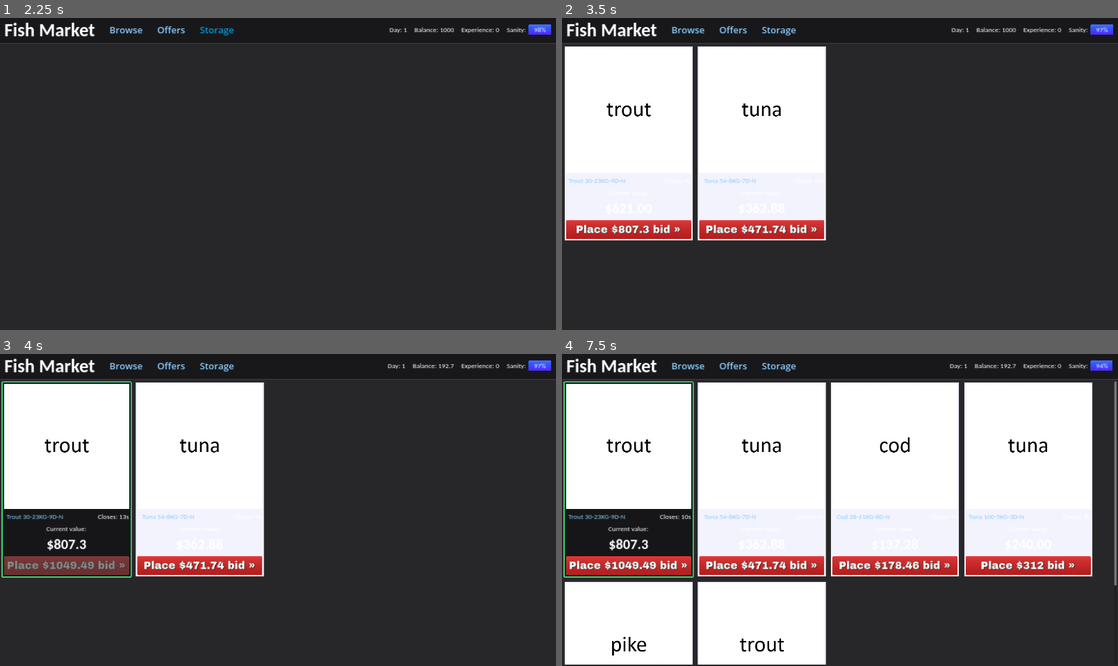
Above: before the commit, frames 1-4 (two rows, left to right).
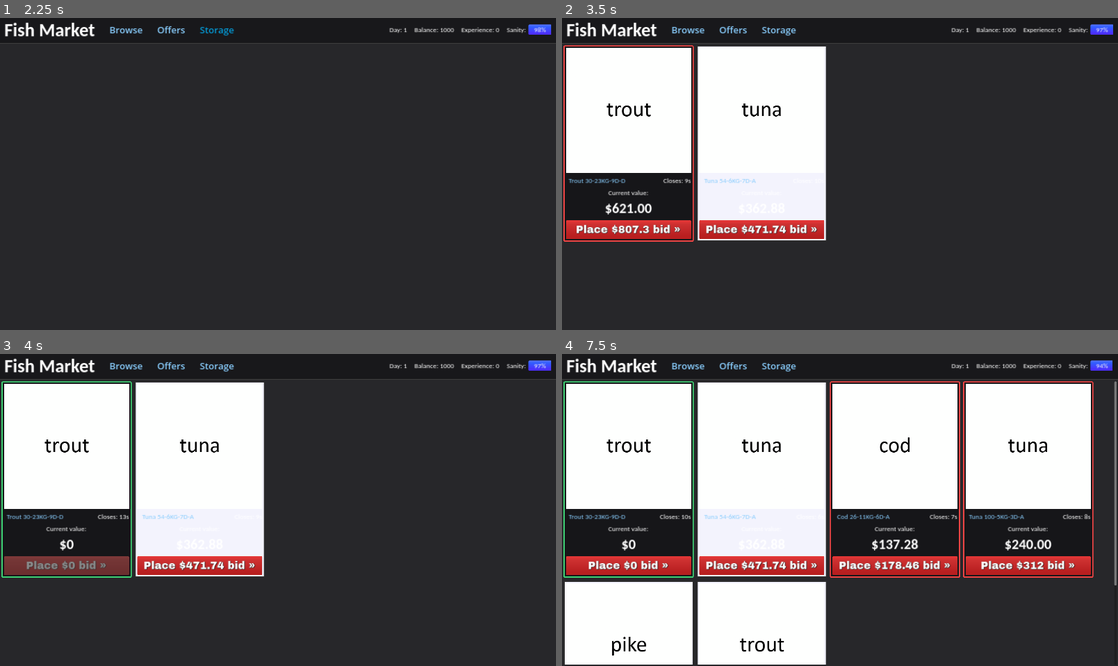
Above: after the commit, the same moments.

Repository: nirefi/fish
Game: Godot game, scene res://scenes/main.tscn
Two runs of this game, one before a commit and one after it. Both use one fixed random seed, a clock stepped at 60 frames per second and the inputs below.
Inputs (mouse positions are in pixels of both pictures, inside the frame that each line leads up to):
- Up to frame 1 (2.25 s): click "Offers" at 0.5 s; click "Browse" at 1.25 s; click "Storage" at 2 s
- Up to frame 2 (3.5 s): click "Trout 30-23KG-9D-N" (after the commit: "Trout 30-23KG-9D-D") at 2.75 s
- Up to frame 3 (4 s): click (66, 566) at 3.52 s
- Up to frame 4 (7.5 s): click (728, 516) at 4.25 s, where only the run before the commit has a clickable "Tuna 54-6KG-7D-N"; click (728, 516) at 5 s, where only the run after the commit has a clickable "Tuna 54-6KG-7D-A"; click (862, 516) at 5.75 s, where only the run before the commit has a clickable "Cod 26-11KG-6D-N"; click (862, 516) at 6.5 s, where only the run after the commit has a clickable "Cod 26-11KG-6D-A"; click (995, 516) at 7.25 s, where only the run before the commit has a clickable "Tuna 100-5KG-3D-N"

Frame 1 is identical in both runs. In frame 2, 4.4% of the frame differs, in the area x 0-35%, y 8-72%; in frame 3, 0.7%; in frame 4, 9.5%, in the area x 1-96%, y 2-72%.
Error before the commit: Invalid access of index '0' on a base object of type: 'Array'. (res://scripts/auction_generator.gd:20)

Commit message:
put me in coach

Diff:
--- a/resources/offers/empty_offer.tres
+++ b/resources/offers/empty_offer.tres
@@ -5,8 +5,8 @@
 [resource]
 script = ExtResource("1_6df0i")
 sender = "Old man"
-intro = "I DESPERATELY NEED FISH_NAME"
-details = "HI I WANT FISH_NAME
+intro = "I DESPERATELY NEED HELP"
+details = "HI I WANT FISH_NAME BADLY!!
 I'LL GIVE YOU $MONEY_REWARD!!
 PLEASE!!
 IT NEEDS TO BE OF AT LEAST REQUIRED_QUALITY QUALITY AND AT LEAST REQUIRED_SIZE KGS BIG!! "
--- /dev/null
+++ b/resources/offers/seth_offer.tres
@@ -0,0 +1,21 @@
+[gd_resource type="Resource" script_class="OfferBase" load_steps=2 format=3 uid="uid://cxloj8cd5dnj2"]
+
+[ext_resource type="Script" path="res://scripts/offer_base.gd" id="1_u1374"]
+
+[resource]
+script = ExtResource("1_u1374")
+sender = "Seth"
+intro = "I'm dying out here"
+details = "I ate a rare water buffalo at the water market and I'm filling ill at ease. The only way to heal this weakness in me is if you can give me a fresh living carp. I'll give you $MONEY_REWARD in exchange."
+requirement = "Carp"
+required_quality = 0
+required_size = 0
+required_expiration = 0
+required_alive = true
+exp_requirement = 0
+rarity = 1.0
+has_requirements = true
+money_reward = 670.0
+exp_reward = 50
+repeatable = false
+random_requirement = false
--- a/resources/offers/welcome_offer.tres
+++ b/resources/offers/welcome_offer.tres
@@ -22,3 +22,4 @@
 money_reward = 0.0
 exp_reward = 0
 repeatable = false
+random_requirement = false
--- a/scenes/item_list.tscn
+++ b/scenes/item_list.tscn
@@ -34,6 +34,7 @@
 autostart = true
 
 [node name="AIMoveTimer" type="Timer" parent="."]
+wait_time = 2.0
 autostart = true
 
 [connection signal="timeout" from="ItemSpawnTimer" to="." method="_on_item_spawn_timer_timeout"]
--- a/scenes/offers_list.tscn
+++ b/scenes/offers_list.tscn
@@ -1,7 +1,8 @@
-[gd_scene load_steps=7 format=3 uid="uid://ck81xid0a5k6l"]
+[gd_scene load_steps=8 format=3 uid="uid://ck81xid0a5k6l"]
 
 [ext_resource type="FontFile" uid="uid://grerfhlep4mj" path="res://assets/fonts/Carlito-Regular.ttf" id="1_f58a4"]
 [ext_resource type="Script" path="res://scripts/offers_list.gd" id="1_xol3n"]
+[ext_resource type="Resource" uid="uid://dd6110l3jabtm" path="res://resources/offers/welcome_offer.tres" id="2_hh3qg"]
 [ext_resource type="FontFile" uid="uid://ccwh3re7anpp4" path="res://assets/fonts/Carlito-BoldItalic.ttf" id="2_lujms"]
 [ext_resource type="FontFile" uid="uid://iqvuuoko6x0p" path="res://assets/fonts/Carlito-Bold.ttf" id="3_cgi72"]
 
@@ -27,6 +28,7 @@
 grow_vertical = 2
 theme_override_styles/panel = SubResource("StyleBoxEmpty_k4nt1")
 script = ExtResource("1_xol3n")
+default_offer = ExtResource("2_hh3qg")
 
 [node name="MarginContainer" type="MarginContainer" parent="."]
 layout_mode = 2
--- a/scripts/auction_generator.gd
+++ b/scripts/auction_generator.gd
@@ -6,6 +6,7 @@
 # define the nodes variables
 @onready var item_spawn_timer: Timer = $ItemSpawnTimer
 @onready var item_table: GridContainer = $MarginContainer/ItemListScrollContainer/GridContainer
+@onready var ai_move_timer: Timer = $AIMoveTimer
 
 func _on_item_spawn_timer_timeout() -> void:
 	var auction_item_instance = AUCTION_ITEM.instantiate()
@@ -14,11 +15,26 @@
 func _on_ai_move_timer_timeout() -> void:
 	if item_table.get_child_count() > 1:
 		var auction_array: Array = item_table.get_children()
-		print(auction_array)
 		var choosable_items: Array
-		for i in range(auction_array.size()):
-			if auction_array[i].item_time.time_left > 0 and auction_array[i].bids_array[auction_array[i].bids_array.size()]:
-				choosable_items.append(auction_array[i])
-		var chosen_item = choosable_items.pick_random()
-		chosen_item.bids_array.append("AI1")
-		chosen_item.item_container.add_theme_stylebox_override("panel", ITEM_PLAYER_LOSING)
+		for i in range(auction_array.size() - 1):
+			# ONLY CHECK FINAL ITEM OF BIDS!!
+			if auction_array[i].item_time.time_left > 0.0:
+				if auction_array[i].bids_array.is_empty() or auction_array[i].bids_array[auction_array[i].bids_array.size() - 1] != "AI1":
+					choosable_items.append(auction_array[i])
+
+		choose_ai_item(choosable_items, "AI1")
+		ai_move_timer.start(RandomNumberGenerator.new().randi_range(2, 4))
+
+func choose_ai_item(choosable_items: Array, ai_name: String):
+	var chosen_item = choosable_items.pick_random()
+	chosen_item.bids_array.append(ai_name)
+	chosen_item.item_container.add_theme_stylebox_override("panel", ITEM_PLAYER_LOSING)
+	if chosen_item.bids_array.size() > 0:
+		chosen_item.current_bid_price *= chosen_item.BID_PRICE_MULTIPLIER
+	else:
+		# current bid price will be 0 so should be the price value multiplied by it
+		chosen_item.current_bid_price = chosen_item.price_value * chosen_item.BID_PRICE_MULTIPLIER
+		# set the timer to be the current time + 5 seconds
+		chosen_item.item_time.start(chosen_item.item_time.time_left + 5)
+		chosen_item.bid_text.text = "Place $" + str(Global.round_place(chosen_item.current_bid_price * chosen_item.BID_PRICE_MULTIPLIER, 2)) + " bid »"
+		chosen_item.current_bid_value_label.text = "$" + str(Global.round_place(chosen_item.current_bid_price, 2))
--- a/scripts/item.gd
+++ b/scripts/item.gd
@@ -22,10 +22,11 @@
 var quality_value: float
 var size_value: float
 var expiration_value: float
-var alive_value: String
+var alive_value: bool
 var price_value: float
-var bids_array: Array
+var bids_array: Array[String]
 var current_bid_price: float
+var alive_title: String
 
 func _ready() -> void:
 	randomize()
@@ -35,6 +36,12 @@
 	quality_value = weighted_rand(20)
 	expiration_value = rng.randi_range(1, 10)
 	size_value = weighted_rand(4)
+	if rng.randi_range(0, 1) == 0:
+		alive_value = false
+		alive_title = "D"
+	else:
+		alive_value = true
+		alive_title = "A"
 	# little thingy to give the fish a value
 	price_value = (Global.fish[name_id].base *
 	(quality_value / 20) * (expiration_value / 5) *
@@ -44,7 +51,7 @@
 	icon_texture.texture = load("res://assets/sprites/" + (Global.fish[name_id].name).to_lower() + "-icon.png")
 
 	details_button.text = (Global.fish[name_id].name + " " + str(quality_value) + "-" +
-	str(size_value) + "KG-" + str(expiration_value) + "D-N")
+	str(size_value) + "KG-" + str(expiration_value) + "D-" + alive_title)
 
 	current_bid_value_label.text = "$%.02f" % price_value
 
--- a/scripts/main.gd
+++ b/scripts/main.gd
@@ -11,6 +11,8 @@
 @onready var sanity_progress: ProgressBar = $VBoxContainer/PanelContainer/MarginContainer/HBoxContainer/StatsContainer/SanityLabel/SanityContainer/SanityProgress
 @onready var sanity_timer: Timer = $SanityTimer
 @onready var go_label: Label = $GOLabel
+
+signal update_offers
 
 func _ready() -> void:
 	update_stats()
@@ -34,6 +36,7 @@
 			sanity_timer.start()
 		var offers_list_instance = OFFERS_LIST.instantiate()
 		main_content_panel.add_child(offers_list_instance)
+	emit_signal("update_offers")
 
 func _on_storage_button_pressed() -> void:
 	# print the array of dictonary entries which is the storage. will not be adding proper display until finished minimum viable product
--- a/scripts/offer.gd
+++ b/scripts/offer.gd
@@ -3,6 +3,7 @@
 @onready var sender_label: Label = $MarginContainer/VBoxContainer/HBoxContainer/SenderLabel
 @onready var details_label: Label = $MarginContainer/VBoxContainer/DetailsContainer/DetailsLabel
 @onready var complete_container: PanelContainer = $MarginContainer/VBoxContainer/CompleteContainer
+@onready var texture_rect: TextureRect = $MarginContainer/VBoxContainer/CompleteContainer/TextureRect
 
 var offer_selected: OfferBase = Global.unused_offers.pick_random()
 var fish_wanted: int = 0
@@ -10,12 +11,11 @@
 signal offer_open
 
 func _ready() -> void:
-	offer_selected.duplicate()
 	randomize()
 
-	# FIX: CURRENTLY CODE IS MODIFYING ACTUAL RESOURCE WHEN IT DOES THIS, FIND A WAY FOR EVERY INSTANCE TO BE A CUSTOM DUPLICATION OF THE RESOURCE SO THEY CAN ALL HAVE DIFFERENT REQUIREMENTS ETC
 	if offer_selected.has_requirements:
 		if offer_selected.random_requirement:
+			offer_selected = offer_selected.duplicate()
 			var fish_chosen: Dictionary = Global.fish.pick_random()
 			offer_selected.requirement = fish_chosen["name"]
 
--- a/scripts/offers_list.gd
+++ b/scripts/offers_list.gd
@@ -1,9 +1,12 @@
 extends PanelContainer
 
 const OFFER = preload("res://scenes/offer.tscn")
+const DIM_RED_GRADIENT = preload("res://styles/dim_red_gradient.tres")
 @onready var offers_container: VBoxContainer = $MarginContainer/HBoxContainer/ScrollContainer/VBoxContainer
 @onready var rich_text_label: RichTextLabel = $MarginContainer/HBoxContainer/VBoxContainerMessage/PanelContainer/MarginContainer/VBoxContainer/RichTextLabel
 @onready var details_container: VBoxContainer = $MarginContainer/HBoxContainer/VBoxContainerMessage/PanelContainer/MarginContainer/VBoxContainer
+
+@export var default_offer: OfferBase
 
 func _on_offer_spawn_timer_timeout() -> void:
 	if Global.unused_offers.is_empty():
--- a/styles/default_button_disabled.tres
+++ /dev/null
@@ -1,11 +0,0 @@
-[gd_resource type="StyleBoxFlat" format=3 uid="uid://bhih7krwe2x5h"]
-
-[resource]
-bg_color = Color(1.38376e-07, 0.233451, 0.12758, 1)
-border_width_left = 5
-border_width_top = 5
-border_width_right = 5
-border_width_bottom = 5
-border_color = Color(0, 0.235294, 0.129412, 1)
-corner_radius_top_left = 2
-corner_radius_bottom_right = 2
--- a/styles/default_button_normal.tres
+++ /dev/null
@@ -1,11 +0,0 @@
-[gd_resource type="StyleBoxFlat" format=3 uid="uid://d1usgxm5gi6hb"]
-
-[resource]
-bg_color = Color(2.93598e-06, 0.565964, 0.336547, 1)
-border_width_left = 5
-border_width_top = 5
-border_width_right = 5
-border_width_bottom = 5
-border_color = Color(0, 0.564706, 0.337255, 1)
-corner_radius_top_left = 2
-corner_radius_bottom_right = 2
--- /dev/null
+++ b/styles/dim_red_gradient.tres
@@ -0,0 +1,10 @@
+[gd_resource type="GradientTexture2D" load_steps=2 format=3 uid="uid://dewae3p81121p"]
+
+[sub_resource type="Gradient" id="Gradient_ebvqk"]
+offsets = PackedFloat32Array(0, 0.175325, 0.824675)
+colors = PackedColorArray(0.533054, 0.0908254, 0.0978781, 1, 0.533333, 0.192157, 0.192157, 1, 0.533333, 0.121569, 0.12549, 1)
+
+[resource]
+gradient = SubResource("Gradient_ebvqk")
+fill_from = Vector2(1, 0.0504587)
+fill_to = Vector2(1, 1)
